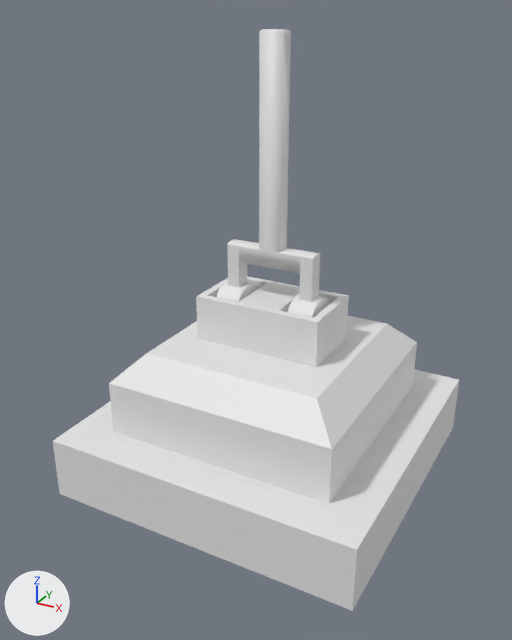
Before and after pictures for a commit that changed the Blender file NGJ_18/Assets/SU_Folder/blender files.blend.
One viewpoint serves both versions: a 50 mm camera at (0.946, -1.826, 1.321) aimed at (-0.016, -0.078, 0.447). The axes (+X, +Y, +Z) are drawn at lower left. The lights are the same throughout. The same objects are shown in both versions, whatever each file hides.
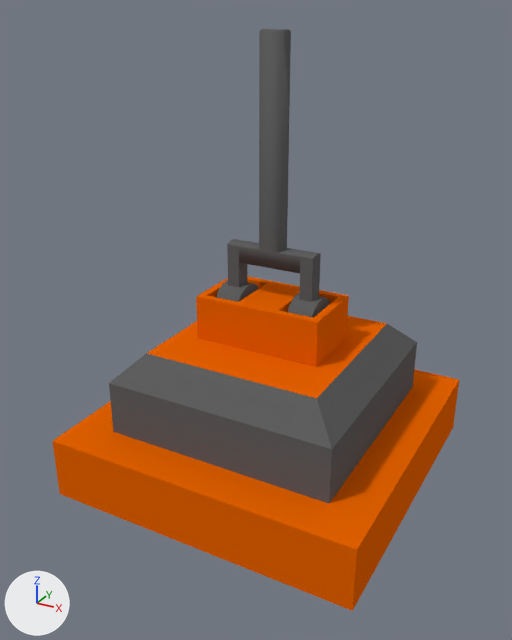
Edits to the bpy script that builds the scene:
```text
Change me_cylinder_007:
    where me_cylinder_007.from_pydata(...)  # 363 vertices, 326 faces; spans x -1.27..-0.363, y -0.08..0.08, z 0.0..0.166
    add me_cylinder_007.materials.append(mat_material_001)  # dark grey #616161
Change me_cube_031:
    where me_cube_031.from_pydata(...)  # 72 vertices, 70 faces; spans x -0.5..0.5, y -0.5..0.5, z -0.1..0.502
    used by ob_cube; location = (0.0, 0.0, 0.0)
    me_cube_031 part 1: 54 of the faces centred in x -0.5..0.5, y -0.5..0.5, z -0.1..0.502 switch from no material to mat_material_002 (orange #e76300)
    me_cube_031 part 2: all 16 faces centred in x -0.369..0.369, y -0.369..0.369, z 0.187..0.316 switch from no material to mat_material_001 (dark grey #616161)
```

Pixel boxes (x1, y1, x2, y2) of what changed, in the pictures (512 x 640 px):
'Cylinder', recoloured: (216, 29, 330, 318) in both
part 1 of me_cube_031, recoloured (white to orange): (53, 276, 459, 611) in both
part 2 of me_cube_031, recoloured (white to grey): (109, 324, 417, 503) in both
